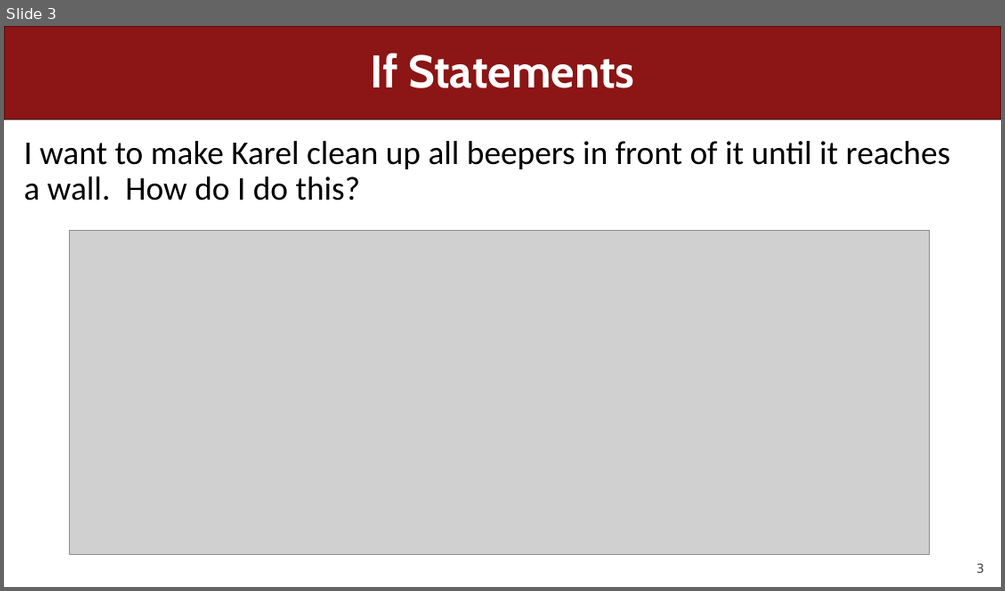
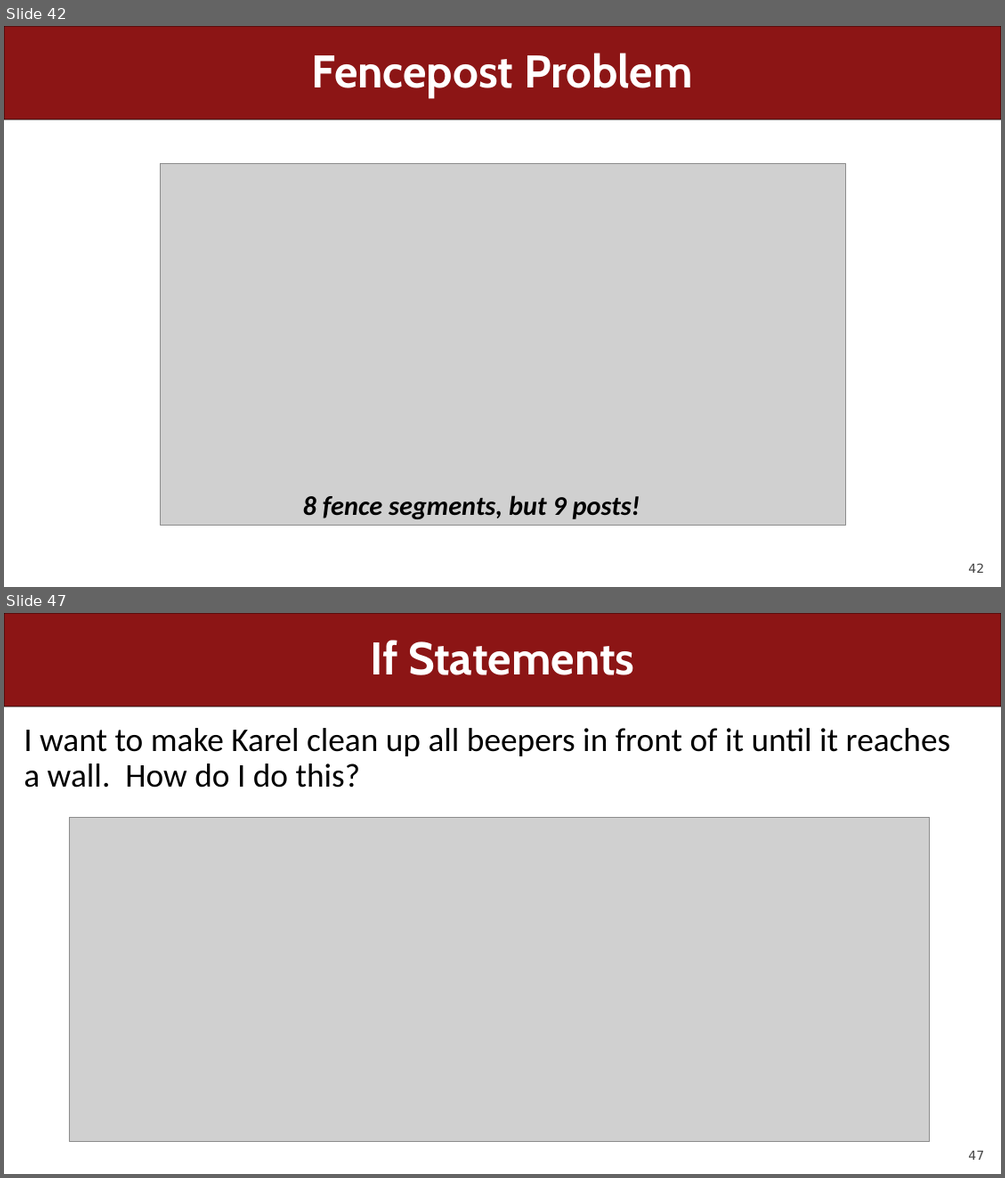
Before and after one commit to csbridge/csbridge2020, a slide deck: docs/slides/Lecture3.pptx. Shown one above the other, each under a label of ours: slide 3 before the commit, slides 42 and 47 after it; the slides between them are not shown. The pictures are 1005x591 and 1005x1178 pixels, drawn with LibreOffice and Linux fonts; fonts in the diff are those of the drawing; grey boxes stand for pictures. Boxes give left, top, right and bottom in pixels: in the first picture for what was removed or moved away, otherwise in the second. Text is boxed around its words. In the diff, an @@ line names an element or a change of style, - is before the commit and + after.

```diff
--- a/docs/slides/Lecture3.pptx
+++ b/docs/slides/Lecture3.pptx
@@ slide 42 added at [4,26,1001,587], background #FFFFFF; not listed: 2 template elements that a slide beside it also shows @@
@@ title added at [312,53,693,97], 44 pt, text #FFFFFF, bold @@
+Fencepost Problem
@@ picture added at [160,163,845,524] @@
@@ text added at [303,495,640,519], 26 pt, text #000000, bold, italic @@
+8 fence segments, but 9 posts!
@@ what was slide 3 is now slide 47 @@
@@ page number at [968,1151,984,1159]: text changed @@
-3
+47
```
Also in this commit, not shown: 3 slides changed, 49 other slides added, 2 other files.
